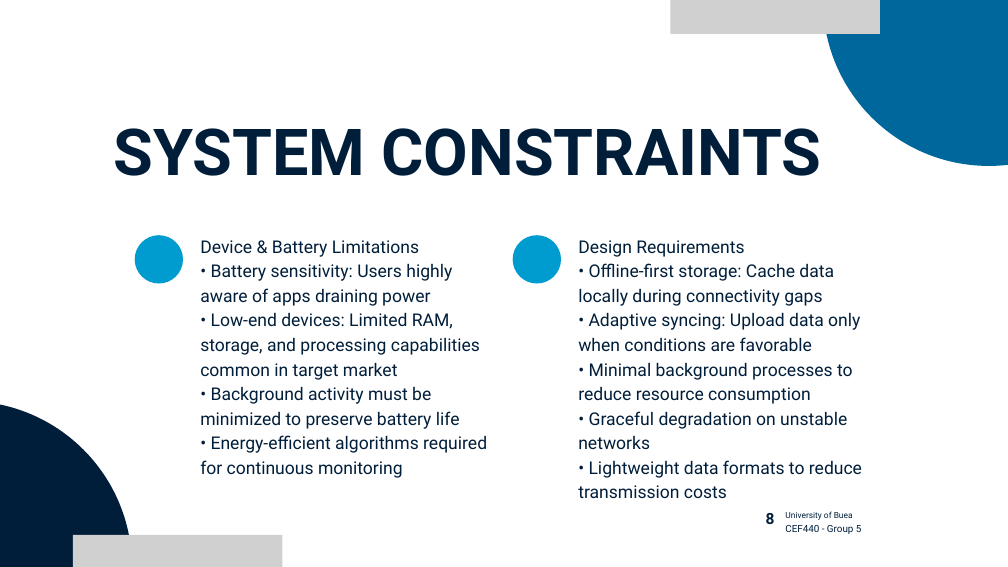
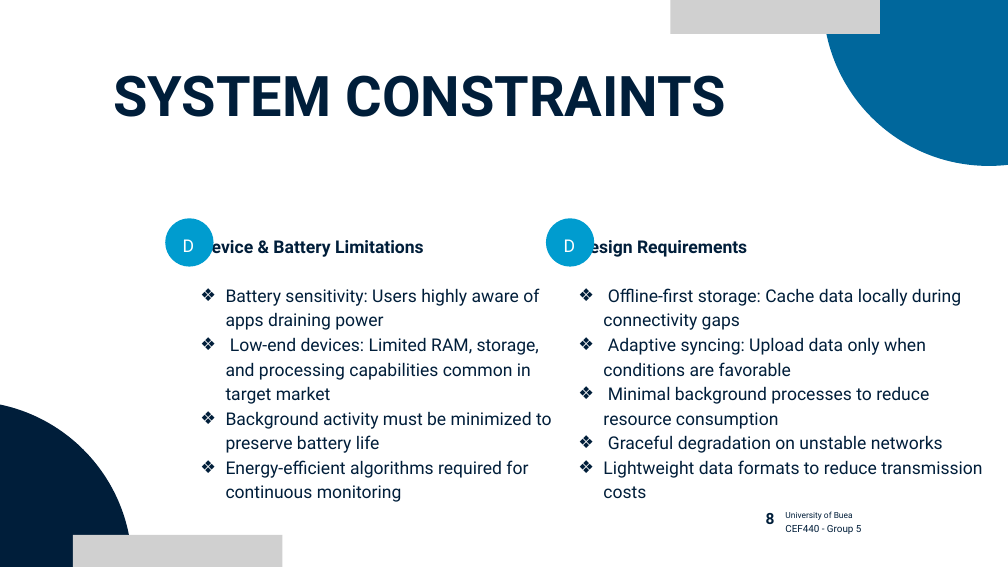
Before and after one commit to BrayanMorningstar237/CEF440_Group5, a slide deck: slide 47 of Task 2/Task 2 Power Point Mobile QoE Data Collection App Design.pptx (slide 21 before the commit). Drawn at 1008x567 pixels with LibreOffice and Linux fonts; fonts in the diff are those of the drawing; grey boxes stand for pictures. Boxes give left, top, right and bottom in pixels: in the first picture for what was removed or moved away, otherwise in the second. Text is boxed around its words. In the diff, an @@ line names an element or a change of style, - is before the commit and + after.

Commit message:
added Powerpoint

```diff
--- a/Task 2/Task 2 Power Point Mobile QoE Data Collection App Design.pptx
+++ b/Task 2/Task 2 Power Point Mobile QoE Data Collection App Design.pptx
@@ text "SYSTEM CONSTRAINTS": place and size @@
-text "SYSTEM CONSTRAINTS" at (114,128,822,176)
+text "SYSTEM CONSTRAINTS" at (113,75,726,117)
@@ text "SYSTEM CONSTRAINTS" at (113,75,726,117): size 92.3 to 80 pt @@
@@ freeform shape: place and size @@
-freeform shape at (135,235,183,284)
+freeform shape at (165,218,214,267)
@@ text added at (183,239,195,252), 25.1 pt, text #FFFFFF @@
+D
@@ text at (200,237,424,258): bold on in "Device & Battery Limitations" @@
@@ freeform shape: place and size @@
-freeform shape at (513,235,561,284)
+freeform shape at (546,218,594,267)
@@ text added at (564,239,576,252), 25.1 pt, text #FFFFFF @@
+D
@@ text at (578,237,747,258): bold on in "Design Requirements" @@
@@ text at (226,288,552,502): text changed @@
-• Battery sensitivity: Users highly aware of apps draining power
-• Low-end devices: Limited RAM, storage, and processing capabilities common in target market
-• Background activity must be minimized to preserve battery life
-• Energy-efficient algorithms required for continuous monitoring
+❖ Battery sensitivity: Users highly aware of apps draining power
+❖ Low-end devices: Limited RAM, storage, and processing capabilities common in target market
+❖ Background activity must be minimized to preserve battery life
+❖ Energy-efficient algorithms required for continuous monitoring
@@ text at (603,288,982,498): text changed @@
-• Offline-first storage: Cache data locally during connectivity gaps
-• Adaptive syncing: Upload data only when conditions are favorable
-• Minimal background processes to reduce resource consumption
-• Graceful degradation on unstable networks
-• Lightweight data formats to reduce transmission costs
+❖ Offline-first storage: Cache data locally during connectivity gaps
+❖ Adaptive syncing: Upload data only when conditions are favorable
+❖ Minimal background processes to reduce resource consumption
+❖ Graceful degradation on unstable networks
+❖ Lightweight data formats to reduce transmission costs
```
Also in this commit, not shown: 6 other slides changed, 24 slides added.
